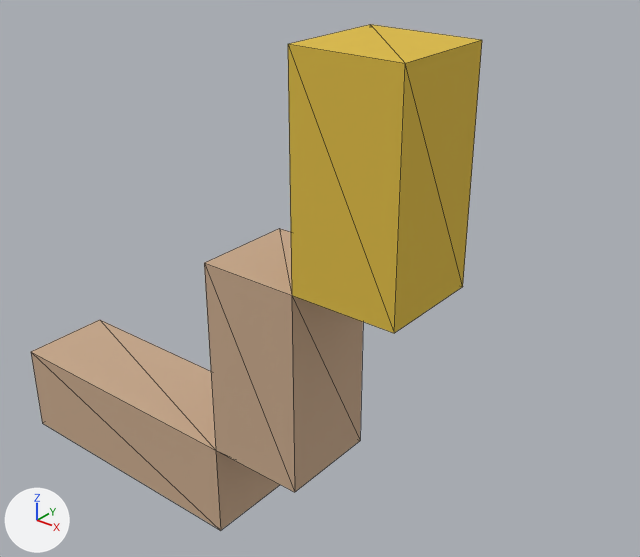
The FBX model res/voxel/characters/orc/entity/obj/fbx/orc_22_left_hand_attack.fbx, before and after one commit.
One viewpoint serves both versions: a 50 mm camera at (0.418, -0.886, 1.525) aimed at (-0.049, -0.302, 1.163). Every picture has the same lights, and +X, +Y and +Z are marked at lower left. Mesh edges are drawn as thin lines. Where no turn or scale is listed for an object, it has been applied to the vertices. Vertices at the same position are counted once.

Objects in the first picture: 'left_hand_attack.012'.
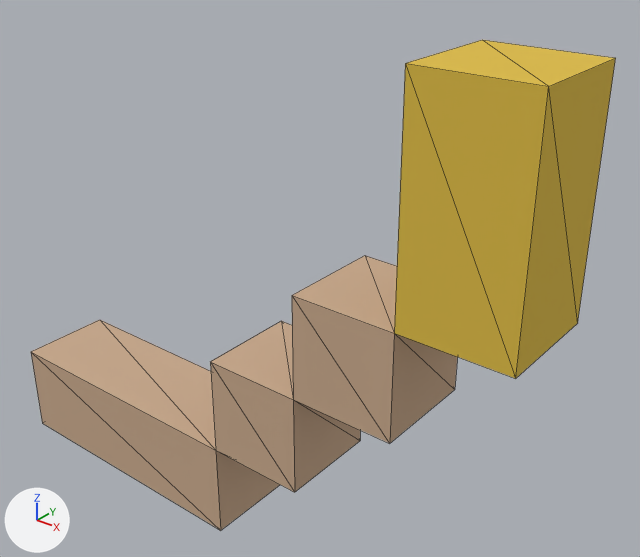
The newer file is also rescaled (x10.0), turned or shifted as a whole; pictures and numbers use the older file's frame.

Pixel boxes [x1, y1, x2, y2] of what changed, in the pictures (640 x 557 px):
'left_hand_attack.012', reshaped (30% wider)
    before: [31, 24, 482, 530]
    after: [31, 40, 616, 530]
part 1 of me_left_hand_attack_012, built on
    before: [204, 24, 482, 492]
    after: [210, 40, 616, 492]

Patch to the scene script:
```diff
--- a/res/voxel/characters/orc/entity/obj/fbx/orc_22_left_hand_attack.fbx.py
+++ b/res/voxel/characters/orc/entity/obj/fbx/orc_22_left_hand_attack.fbx.py
@@ me_left_hand_attack_012 @@
 # used by ob_left_hand_attack_012; location = (0.0, 0.0, 0.0)
-me_left_hand_attack_012.from_pydata(...)  # 20 vertices, 36 faces; spans x -0.4..0.1, y -0.4..-0.3, z 0.9..1.4
+me_left_hand_attack_012.from_pydata(...)  # 26 vertices, 48 faces; spans x -0.4..0.2, y -0.4..-0.3, z 0.9..1.4
+# me_left_hand_attack_012 part 1
+# 4 vertices are removed from x -0.1..0.0, y -0.4..-0.3, z 1.2..1.4
+# 22 faces are deleted
+# 4 vertices are added at (-0.1, -0.4, 1.1), (-0.1, -0.3, 1.1), (0.0, -0.3, 1.1), (0.0, -0.4, 1.1)
+# 6 new vertices lie (0.1, 0.0, 0.0) away from vertices in x 0.0..0.1, y -0.4..-0.3, z 1.1..1.4
+# 34 new faces join them
 me_left_hand_attack_012.materials.append(mat_palette_042)
```
